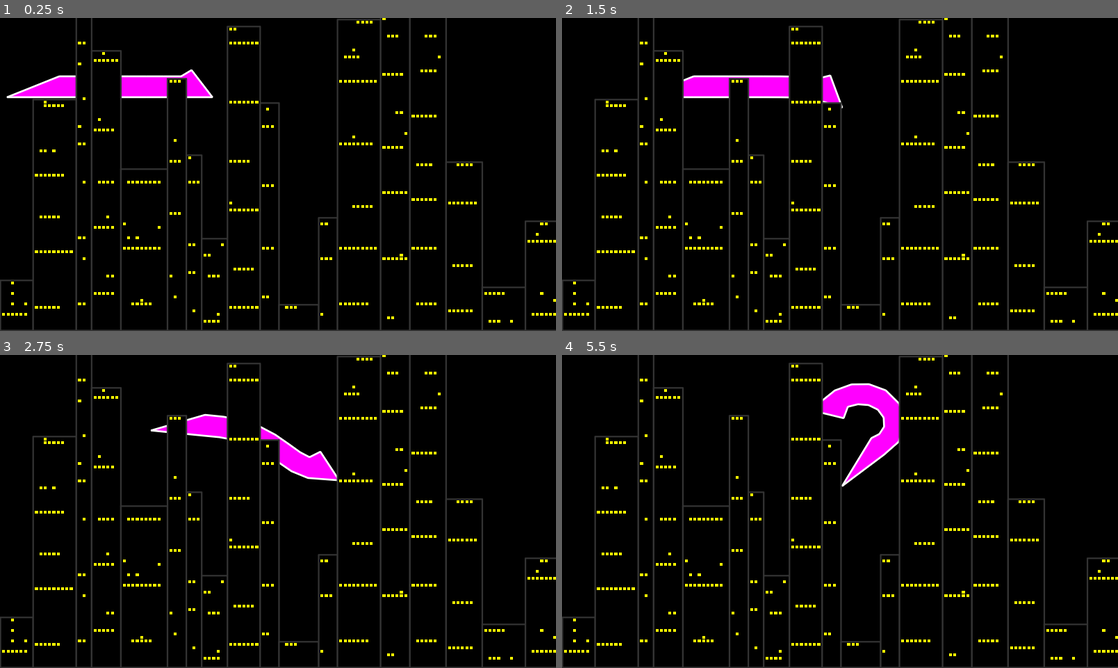
Above: before the commit, frames 1-4 (two rows, left to right).
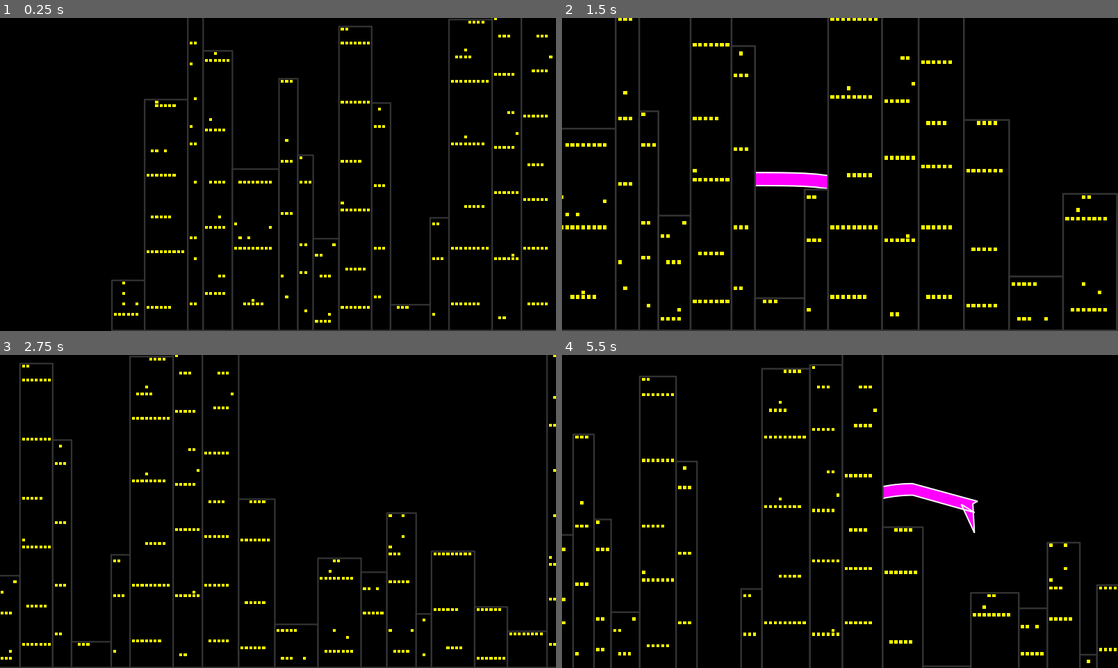
Above: after the commit, the same moments.

Repository: elektito/wyrmsim
Game: Godot game, scene res://World.tscn
Same seed, same stepped clock (60 frames per second), same inputs: the game is played once before the commit and once after it. The engine's default icon, where the game draws it, is replaced by a stand-in: a white triangle on a blue panel in a dark square.
Inputs (mouse positions are in pixels of both pictures, inside the frame that each line leads up to):
- Up to frame 1 (0.25 s): no input
- Up to frame 2 (1.5 s): move the mouse to (962, 158) at 0.52 s; hold D (right) 0.53-1.28 s; tap N (add_segment, bound only after the commit) at 0.6 s; tap Mouse wheel up (zoom_in, bound only after the commit) at 0.8, 1.35 s; move the mouse to (728, 190) at 1.27 s; hold S (down) from 1.28 s (still down)
- Up to frame 3 (2.75 s): tap Mouse wheel down (zoom_out, bound only after the commit) at 1.55, 2.1 s; move the mouse to (333, 442) at 2.02 s; release S (down) at 2.03 s; hold D (right) from 2.03 s (still down); tap N (add_segment, bound only after the commit) at 2.3 s
- Up to frame 4 (5.5 s): move the mouse to (812, 574) at 2.77 s; release D (right) at 2.78 s; hold W (up) 2.78-3.53 s; tap N (add_segment, bound only after the commit) at 2.85, 4.55, 5.1 s; tap Mouse wheel up (zoom_in, bound only after the commit) at 3.05, 3.6, 5.3 s; move the mouse to (1006, 558) at 3.52 s; hold A (left) 3.53-5.03 s; tap Mouse wheel down (zoom_out, bound only after the commit) at 3.8, 4.35 s; move the mouse to (673, 464) at 4.27 s; move the mouse to (867, 511) at 5.02 s; hold S (down) from 5.03 s (still down)

The runs differ from the first frame. In frame 1, 12% of the frame differs, in the area x 0-100%, y 0-100%; in frame 2, 13%; in frame 3, 12%; in frame 4, 14%.

Commit message:
Add camera

Diff:
--- a/World.gd
+++ b/World.gd
@@ -31,6 +31,18 @@
 			$Wyrm.pause_mode = Node.PAUSE_MODE_STOP
 			pause_mode = Node.PAUSE_MODE_PROCESS
 			get_tree().paused = true
+	if Input.is_action_just_pressed("add_segment"):
+		var segments = $Wyrm.get_segments()
+		var new_segment = segments[-1].duplicate()
+		new_segment.leading_segment = segments[-1].get_path()
+		$Wyrm.add_child(new_segment)
+	if Input.is_action_just_pressed("remove_segment"):
+		var last_segment = $Wyrm.get_segments()[-1]
+		$Wyrm.remove_child(last_segment)
+	if Input.is_action_just_pressed("zoom_in"):
+		$camera.zoom -= Vector2(0.1, 0.1)
+	if Input.is_action_just_pressed("zoom_out"):
+		$camera.zoom += Vector2(0.1, 0.1)
 
 
 func _physics_process(delta):
@@ -60,3 +72,7 @@
 			$Wyrm/Segment1.global_rotation = dir.angle()
 		else:
 			$Wyrm/Segment1.rotate(desired_rotation_speed * delta)
+
+
+func _process(delta):
+	$camera.global_position = $Wyrm/Segment1.global_position
--- a/World.tscn
+++ b/World.tscn
@@ -7,12 +7,18 @@
 [node name="World" type="Node2D"]
 script = ExtResource( 1 )
 
+[node name="camera" type="Camera2D" parent="."]
+current = true
+limit_bottom = 1080
+editor_draw_limits = true
+
 [node name="Wyrm" parent="." instance=ExtResource( 3 )]
-position = Vector2( 100, 200 )
+position = Vector2( 210.472, 641.886 )
+scale = Vector2( 0.5, 0.5 )
 
 [node name="Segment1" parent="Wyrm" instance=ExtResource( 2 )]
 position = Vector2( 478.85, 37.2832 )
-speed = 200.0
+speed = 500.0
 
 [node name="Segment2" parent="Wyrm" instance=ExtResource( 2 )]
 position = Vector2( 416.624, 37.2832 )
--- a/project.godot
+++ b/project.godot
@@ -52,6 +52,26 @@
 "events": [ Object(InputEventKey,"resource_local_to_scene":false,"resource_name":"","device":0,"alt":false,"shift":false,"control":false,"meta":false,"command":false,"pressed":false,"scancode":80,"unicode":0,"echo":false,"script":null)
  ]
 }
+add_segment={
+"deadzone": 0.5,
+"events": [ Object(InputEventKey,"resource_local_to_scene":false,"resource_name":"","device":0,"alt":false,"shift":false,"control":false,"meta":false,"command":false,"pressed":false,"scancode":78,"unicode":0,"echo":false,"script":null)
+ ]
+}
+remove_segment={
+"deadzone": 0.5,
+"events": [ Object(InputEventKey,"resource_local_to_scene":false,"resource_name":"","device":0,"alt":false,"shift":false,"control":false,"meta":false,"command":false,"pressed":false,"scancode":68,"unicode":0,"echo":false,"script":null)
+ ]
+}
+zoom_in={
+"deadzone": 0.5,
+"events": [ Object(InputEventMouseButton,"resource_local_to_scene":false,"resource_name":"","device":0,"alt":false,"shift":false,"control":false,"meta":false,"command":false,"button_mask":0,"position":Vector2( 0, 0 ),"global_position":Vector2( 0, 0 ),"factor":1.0,"button_index":4,"pressed":false,"doubleclick":false,"script":null)
+ ]
+}
+zoom_out={
+"deadzone": 0.5,
+"events": [ Object(InputEventMouseButton,"resource_local_to_scene":false,"resource_name":"","device":0,"alt":false,"shift":false,"control":false,"meta":false,"command":false,"button_mask":0,"position":Vector2( 0, 0 ),"global_position":Vector2( 0, 0 ),"factor":1.0,"button_index":5,"pressed":false,"doubleclick":false,"script":null)
+ ]
+}
 
 [physics]
 
